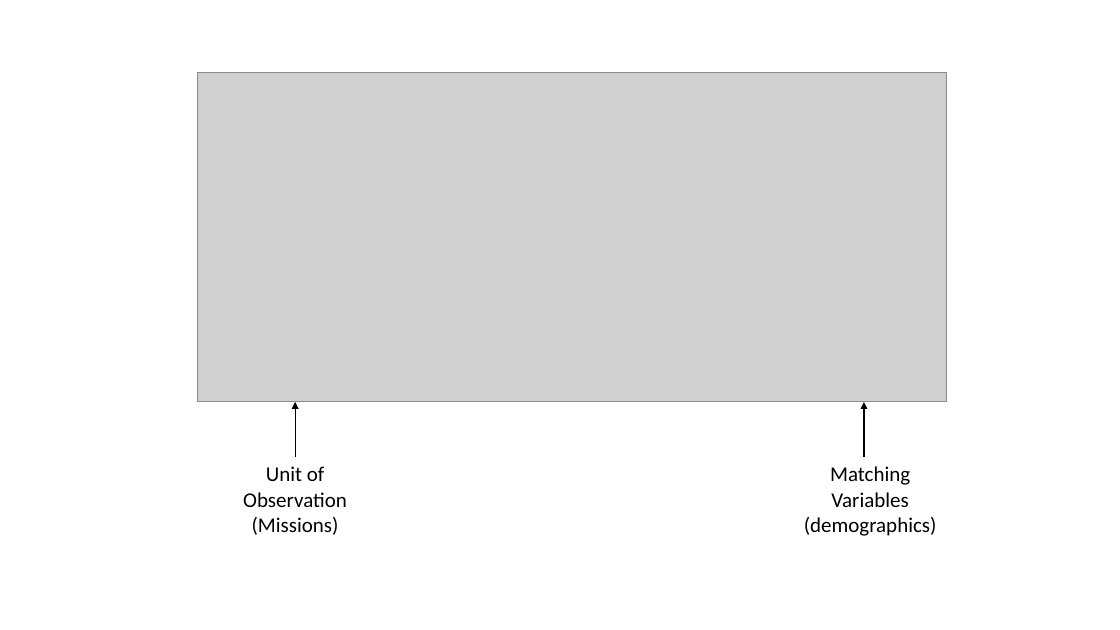
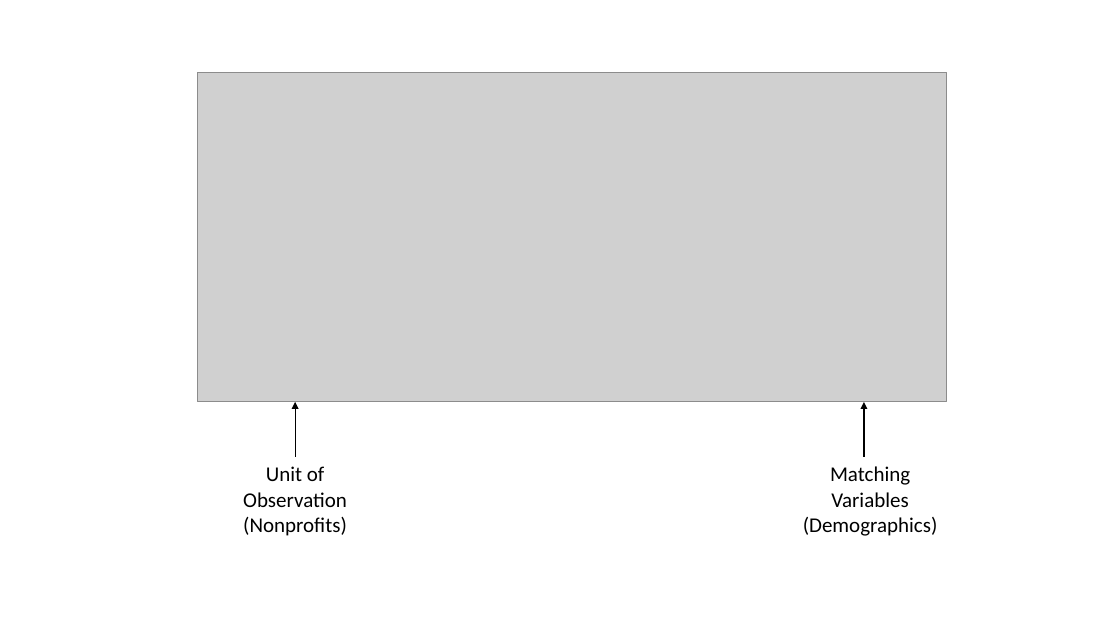
Before and after one commit to lecy/political-ideology-of-nonprofits, a slide deck: slide 5 of DATA/assets/figures.pptx. Drawn at 1120x630 pixels with LibreOffice and Linux fonts; fonts in the diff are those of the drawing; grey boxes stand for pictures. Boxes give left, top, right and bottom in pixels: in the first picture for what was removed or moved away, otherwise in the second. Text is boxed around its words. In the diff, an @@ line names an element or a change of style, - is before the commit and + after.

```diff
--- a/DATA/assets/figures.pptx
+++ b/DATA/assets/figures.pptx
@@ text at (243,466,347,536): text changed @@
-Unit of Observation (Missions)
+Unit of Observation (Nonprofits)
@@ text at (803,517,938,536): text changed @@
-(demographics)
+(Demographics)
```
Also in this commit, not shown: 2 other files.
